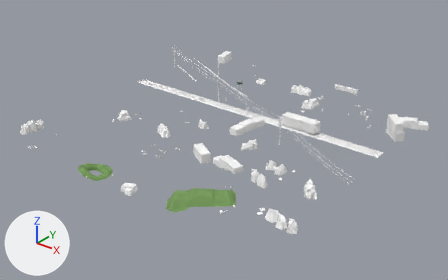
What one commit did to the glTF model assets/models/outdoor/outdoor_12.glb.
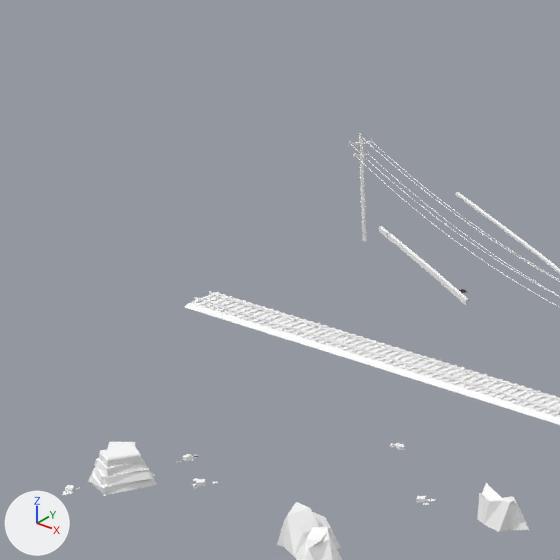
There are two pictures of each version: one whole from a 50 mm camera at (101.2, -127.8, 73.3) aimed at (2.2, -3.9, -3.5), one close up on the part from 22% to 48% of the width and 7% to 48% of the height. Every picture has the same lights, and +X, +Y and +Z are marked at lower left. The older version's two pictures come first. Vertices at exactly the same position are counted once.

Objects in the first close-up: 'gas_station_town'.
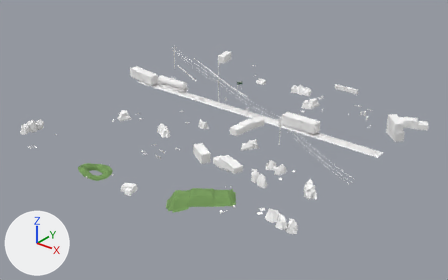
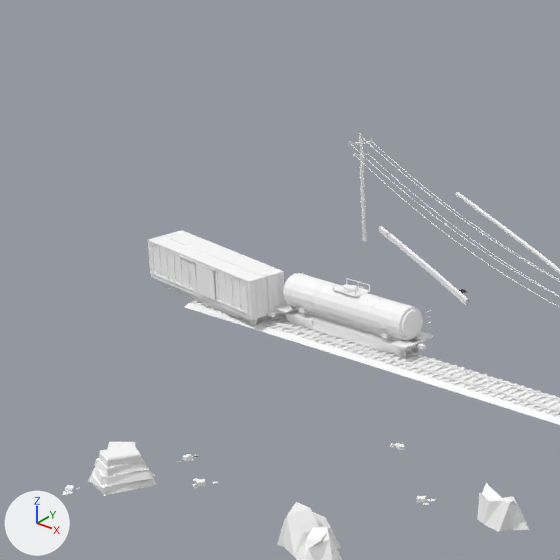
Where the change shows, as pixel boxes [x1, y1, x2, y2] in the close-ups (560 x 560 px):
part 1 of me_gas_station_town, added
    after: [151, 244, 155, 273]
part 2 of me_gas_station_town, added
    after: [158, 247, 162, 276]
part 3 of me_gas_station_town, added
    after: [165, 250, 169, 279]
part 4 of me_gas_station_town, added
    after: [172, 253, 176, 282]
part 5 of me_gas_station_town, added
    after: [179, 257, 183, 285]
part 6 of me_gas_station_town, added
    after: [186, 259, 190, 288]
part 7 of me_gas_station_town, added
    after: [194, 263, 197, 291]
part 8 of me_gas_station_town, added
    after: [215, 270, 219, 300]
part 9 of me_gas_station_town, added
    after: [223, 274, 226, 303]
part 10 of me_gas_station_town, added
    after: [230, 277, 234, 307]
part 11 of me_gas_station_town, added
    after: [238, 280, 241, 310]
part 12 of me_gas_station_town, added
    after: [245, 283, 249, 313]
part 13 of me_gas_station_town, added
    after: [148, 243, 152, 272]
part 14 of me_gas_station_town, added
    after: [248, 284, 252, 314]
part 15 of me_gas_station_town, added
    after: [147, 230, 433, 358]

Edits to the bpy script that builds the scene:
```text
Change me_gas_station_town:
    remove me_gas_station_town.from_pydata(...)  # 11967 vertices, 16354 faces; spans x -44.4..49.7, y -46.8..44.0, z -3.2..8.6
    add me_gas_station_town.from_pydata(...)  # 13511 vertices, 18784 faces; spans x -48.7..49.7, y -46.8..44.0, z -3.2..8.6
    me_gas_station_town part 1: the loose piece of 8 vertices spanning x -43.5..-43.3, y 7.5..10.0, z 0.1..0.2 is copied, and the copy is scaled about its middle by (0.577, 0.0198, 18.5), then moved by (-4.4, -0.7, 2.1); it spans x -47.9..-47.8, y 8.1, z 1.2..3.4
    me_gas_station_town part 2: the loose piece of 8 vertices spanning x -43.5..-43.3, y 7.5..10.0, z 0.1..0.2 is copied, and the copy is scaled about its middle by (0.577, 0.0198, 18.5), then moved by (-3.6, -0.8, 2.1); it spans x -47.1..-46.9, y 7.9..8.0, z 1.2..3.4
    me_gas_station_town part 3: the loose piece of 8 vertices spanning x -43.5..-43.3, y 7.5..10.0, z 0.1..0.2 is copied, and the copy is scaled about its middle by (0.577, 0.0198, 18.5), then moved by (-2.8, -0.9, 2.1); it spans x -46.3..-46.1, y 7.8..7.9, z 1.2..3.4
    me_gas_station_town part 4: the loose piece of 8 vertices spanning x -43.5..-43.3, y 7.5..10.0, z 0.1..0.2 is copied, and the copy is scaled about its middle by (0.577, 0.0198, 18.5), then moved by (-1.9, -1.0, 2.1); it spans x -45.4..-45.3, y 7.7..7.8, z 1.2..3.4
    me_gas_station_town part 5: the loose piece of 8 vertices spanning x -43.5..-43.3, y 7.5..10.0, z 0.1..0.2 is copied, and the copy is scaled about its middle by (0.577, 0.0198, 18.5), then moved by (-1.1, -1.1, 2.1); it spans x -44.6..-44.5, y 7.6..7.7, z 1.2..3.4
    me_gas_station_town part 6: the loose piece of 8 vertices spanning x -43.5..-43.3, y 7.5..10.0, z 0.1..0.2 is copied, and the copy is scaled about its middle by (0.577, 0.0198, 18.5), then moved by (-0.3, -1.3, 2.1); it spans x -43.8..-43.6, y 7.5, z 1.2..3.4
    me_gas_station_town part 7: the loose piece of 8 vertices spanning x -42.9..-42.6, y 7.5..10.0, z 0.1..0.2 is copied, and the copy is scaled about its middle by (0.521, 0.0198, 18.5), then moved by (-0.1, -1.4, 2.1); it spans x -42.9..-42.8, y 7.4, z 1.2..3.4
    me_gas_station_town part 8: the loose piece of 8 vertices spanning x -40.3..-40.0, y 7.5..10.0, z 0.1..0.2 is copied, and the copy is scaled about its middle by (0.54, 0.0198, 18.5), then moved by (-0.2, -1.7, 2.1); it spans x -40.4..-40.3, y 7.0..7.1, z 1.2..3.4
    me_gas_station_town part 9: the loose piece of 8 vertices spanning x -39.6..-39.4, y 7.5..10.0, z 0.1..0.2 is copied, and the copy is scaled about its middle by (0.578, 0.0198, 18.5), then moved by (0.0, -1.8, 2.1); it spans x -39.6..-39.5, y 6.9..7.0, z 1.2..3.4
    me_gas_station_town part 10: the loose piece of 8 vertices spanning x -39.0..-38.7, y 7.5..10.0, z 0.1..0.2 is copied, and the copy is scaled about its middle by (0.508, 0.0198, 18.5), then moved by (0.1, -2.0, 2.1); it spans x -38.8..-38.6, y 6.8, z 1.2..3.4
    me_gas_station_town part 11: the loose piece of 8 vertices spanning x -38.4..-38.0, y 7.5..10.0, z 0.1..0.2 is copied, and the copy is scaled about its middle by (0.531, 0.0198, 18.5), then moved by (0.3, -2.0, 2.1); it spans x -38.0..-37.8, y 6.7, z 1.2..3.4
    me_gas_station_town part 12: the loose piece of 8 vertices spanning x -37.0..-36.7, y 7.5..10.0, z 0.1..0.2 is copied, and the copy is scaled about its middle by (0.541, 0.0198, 18.5), then moved by (-0.2, -2.1, 2.1); it spans x -37.1..-37.0, y 6.5..6.6, z 1.2..3.4
    me_gas_station_town part 13: the loose piece of 8 vertices spanning x -43.5..-43.3, y 7.5..10.0, z 0.1..0.2 is copied, and the copy is scaled about its middle by (0.575, 0.0555, 20.2), then moved by (-4.8, -0.6, 2.1); it spans x -48.3..-48.1, y 8.1..8.3, z 1.1..3.5
    me_gas_station_town part 14: the loose piece of 8 vertices spanning x -37.0..-36.7, y 7.5..10.0, z 0.1..0.2 is copied, and the copy is scaled about its middle by (0.529, 0.0555, 20.2), then moved by (0.2, -2.1, 2.1); it spans x -36.8..-36.6, y 6.5..6.6, z 1.1..3.5
    me_gas_station_town part 15: 1304 vertices added at x -48.7..-23.8, y 6.5..11.2, z 0.0..3.9
    other edits to the shape of me_gas_station_town do not show in these pictures
```
